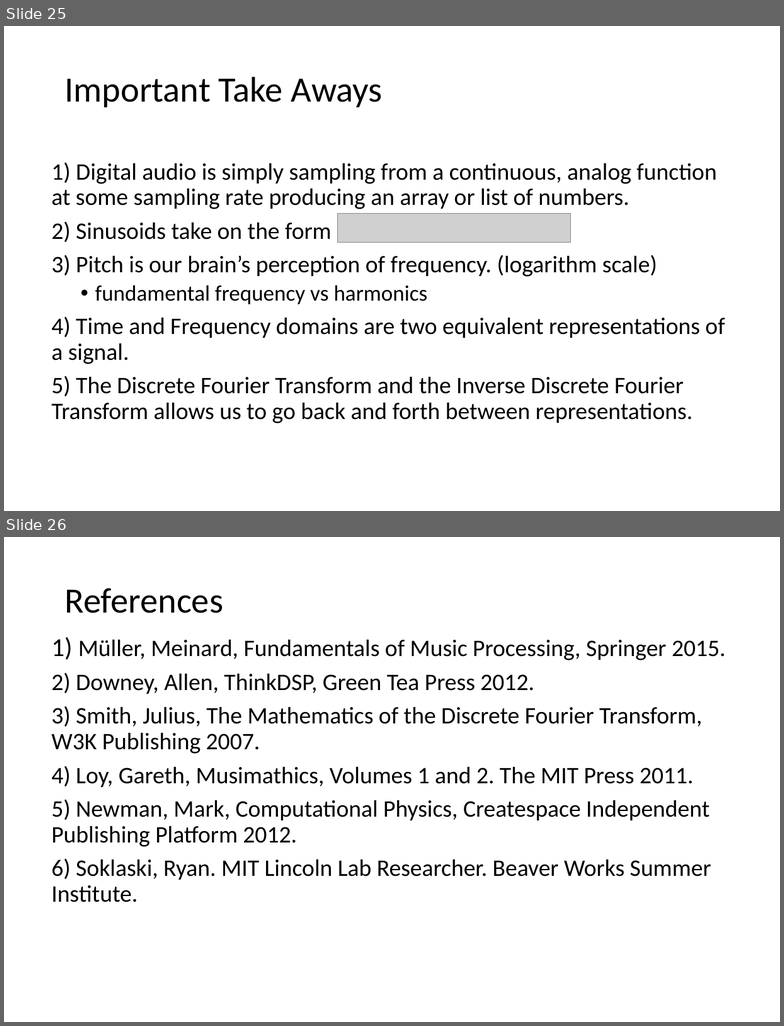
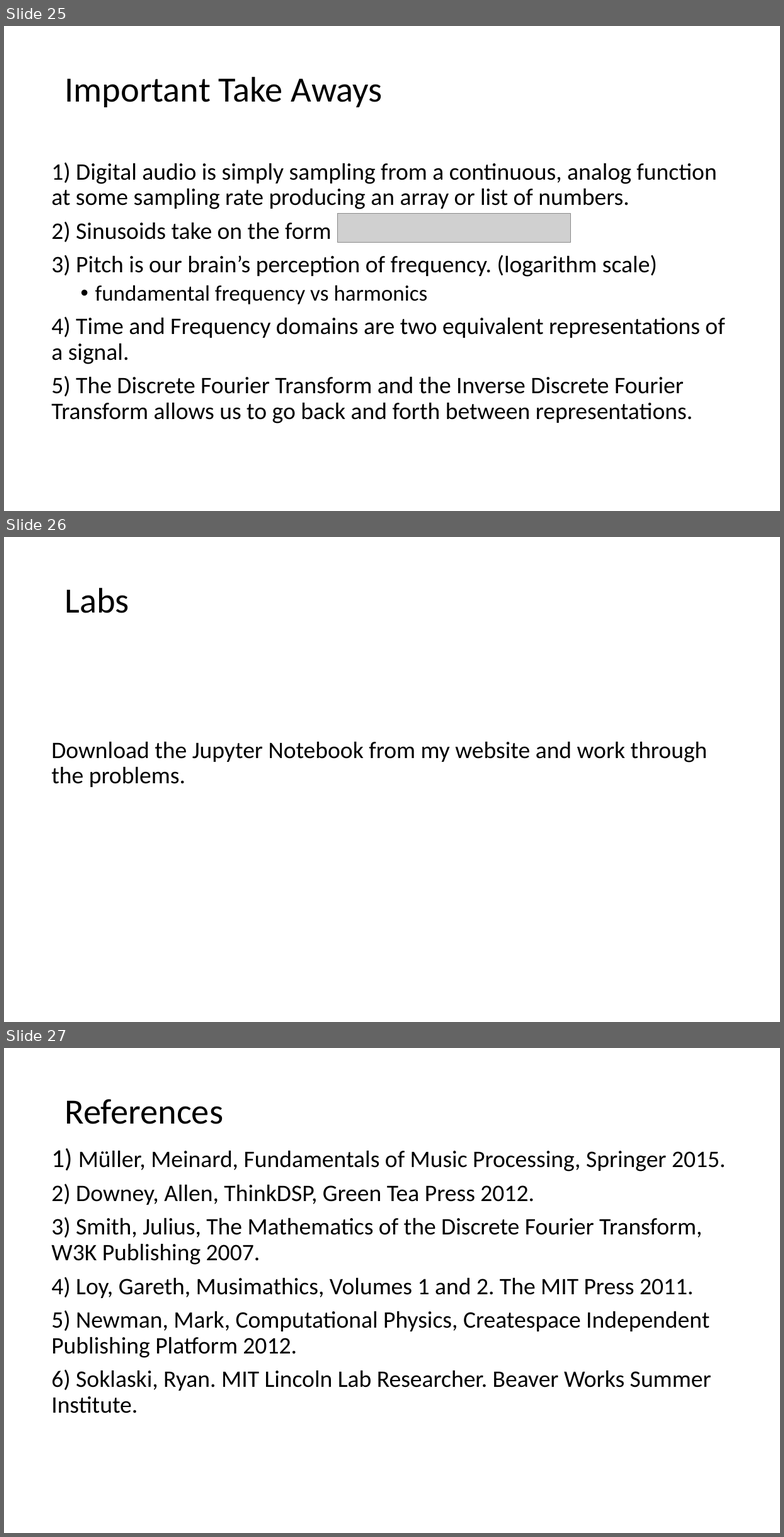
Before and after one commit to LongBaoNguyen/longbaonguyen.github.io, a slide deck: courses/apcsp/lect16.pptx. Shown one above the other, each under a label of ours: slides 25 and 26 before the commit, slides 25, 26 and 27 after it. The pictures are 784x1026 and 784x1537 pixels, drawn with LibreOffice and Linux fonts; fonts in the diff are those of the drawing; grey boxes stand for pictures; background and template pictures are left out. Boxes give left, top, right and bottom in pixels: in the first picture for what was removed or moved away, otherwise in the second. Text is boxed around its words. In the diff, an @@ line names an element or a change of style, - is before the commit and + after.

```diff
--- a/courses/apcsp/lect16.pptx
+++ b/courses/apcsp/lect16.pptx
@@ slide 26 added at (x1=4, y1=537, x2=780, y2=1022), background picture (left out) @@
@@ title added at (x1=64, y1=587, x2=129, y2=613), 33 pt, text #000000 @@
+Labs
@@ text added at (x1=51, y1=742, x2=708, y2=787), 22 pt, text #000000 @@
+Download the Jupyter Notebook from my website and work through the problems.
@@ what was slide 26 is now slide 27 @@
```
Also in this commit, not shown: 1 slide changed, 18 other files.
